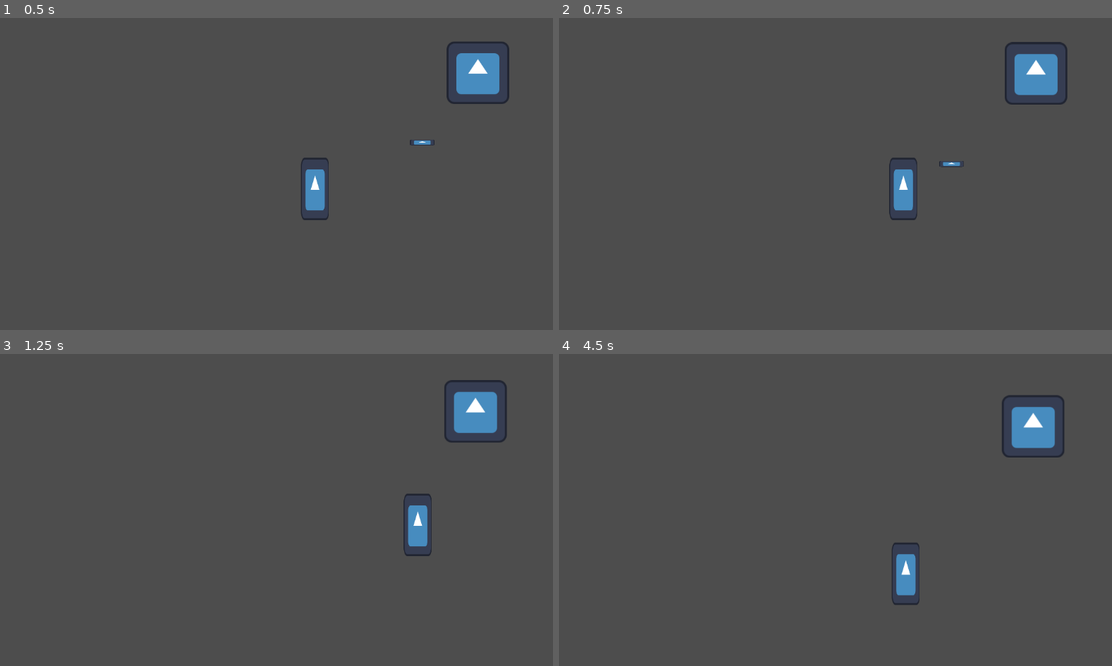
Above: before the commit, frames 1-4 (two rows, left to right).
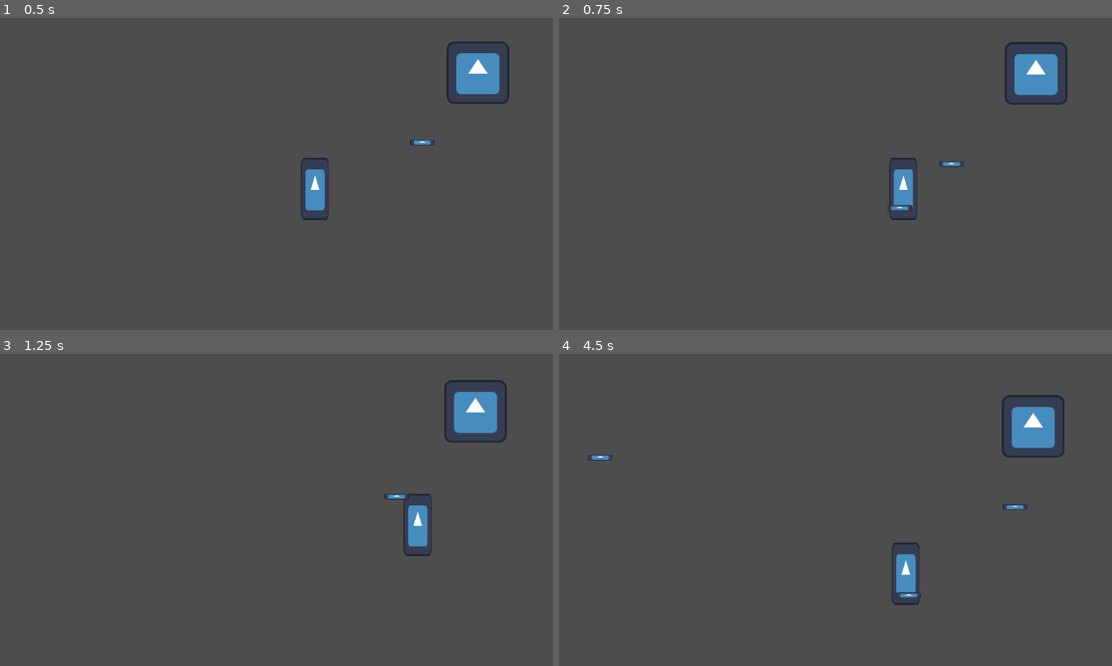
Above: after the commit, the same moments.

Repository: fericfl/escape-the-hell
Game: Godot game, scene res://Scenes/world.tscn
Two runs of this game, one before a commit and one after it. Both use one fixed random seed, a clock stepped at 60 frames per second and the inputs below. The engine's default icon, where the game draws it, is replaced by a stand-in: a white triangle on a blue panel in a dark square.
Inputs (mouse positions are in pixels of both pictures, inside the frame that each line leads up to):
- Up to frame 1 (0.5 s): no input
- Up to frame 2 (0.75 s): move the mouse to (962, 155) at 0.52 s; hold D (move_right) from 0.53 s (still down); click (962, 155) at 0.6 s
- Up to frame 3 (1.25 s): keep holding D (move_right)
- Up to frame 4 (4.5 s): move the mouse to (730, 522) at 1.27 s; release D (move_right) at 1.28 s; hold S (move_down) 1.28-2.03 s; tap Space (slide) at 1.35, 3.6 s; click (730, 522) at 1.55 s; move the mouse to (896, 438) at 2.02 s; hold D (move_right) 2.03-2.78 s; click (896, 438) at 2.1 s; move the mouse to (813, 572) at 2.77 s; hold W (move_up) 2.78-3.53 s; click (813, 572) at 2.85 s; move the mouse to (1012, 556) at 3.52 s; hold A (move_left) from 3.53 s (still down); click (1012, 556) at 3.8 s; move the mouse to (669, 460) at 4.27 s; click (669, 460) at 4.35 s

Frame 1 is identical in both runs. In frame 2, less than 0.1% of the frame differs, in the area x 59-64%, y 59-62%; in frame 3, less than 0.1%; in frame 4, 0.2%, in the area x 5-85%, y 32-79%.

Commit message:
Added damage system to player and boss and made the player aim and shot

Diff:
--- a/Scenes/boss.tscn
+++ b/Scenes/boss.tscn
@@ -1,13 +1,13 @@
 [gd_scene load_steps=5 format=3 uid="uid://dsde34qqy16lw"]
 
-[ext_resource type="Script" uid="uid://jo2h1k257hpb" path="res://Scenes/boss.gd" id="1_wwfse"]
+[ext_resource type="Script" uid="uid://jo2h1k257hpb" path="res://Scripts/boss.gd" id="1_wwfse"]
 [ext_resource type="Texture2D" uid="uid://b7g83p6ulhfb2" path="res://icon.svg" id="2_cxrok"]
-[ext_resource type="PackedScene" uid="uid://42rdl68igss" path="res://Scripts/bullet.tscn" id="3_cxrok"]
+[ext_resource type="PackedScene" uid="uid://42rdl68igss" path="res://Scenes/bullet.tscn" id="3_cxrok"]
 
 [sub_resource type="RectangleShape2D" id="RectangleShape2D_ukjjc"]
 size = Vector2(125, 125)
 
-[node name="boss" type="CharacterBody2D"]
+[node name="Boss" type="CharacterBody2D" groups=["Boss"]]
 script = ExtResource("1_wwfse")
 bullet_scene = ExtResource("3_cxrok")
 
@@ -19,6 +19,4 @@
 position = Vector2(0.5, -67.5)
 shape = SubResource("RectangleShape2D_ukjjc")
 
-[node name="ShootTimer" type="Timer" parent="."]
-
 [node name="bullet" parent="." instance=ExtResource("3_cxrok")]
--- a/Scripts/bullet.tscn
+++ b/Scenes/bullet.tscn
@@ -1,18 +1,18 @@
 [gd_scene load_steps=4 format=3 uid="uid://42rdl68igss"]
 
-[ext_resource type="Script" uid="uid://ib3w8owin73r" path="res://Scripts/bullet.gd" id="1_65pfb"]
-[ext_resource type="Texture2D" uid="uid://b7g83p6ulhfb2" path="res://icon.svg" id="1_khrry"]
+[ext_resource type="Script" uid="uid://ib3w8owin73r" path="res://Scripts/bullet.gd" id="1_oduel"]
+[ext_resource type="Texture2D" uid="uid://b7g83p6ulhfb2" path="res://icon.svg" id="2_ycag2"]
 
 [sub_resource type="RectangleShape2D" id="RectangleShape2D_khrry"]
 size = Vector2(49, 10)
 
-[node name="bullet" type="Area2D"]
-script = ExtResource("1_65pfb")
+[node name="bullet" type="Area2D" groups=["Boss", "Player"]]
+script = ExtResource("1_oduel")
 
 [node name="Icon" type="Sprite2D" parent="."]
 position = Vector2(0, -7)
 scale = Vector2(0.390625, 0.09375)
-texture = ExtResource("1_khrry")
+texture = ExtResource("2_ycag2")
 
 [node name="CollisionShape2D" type="CollisionShape2D" parent="."]
 position = Vector2(-0.5, -7)
--- a/Scenes/player.tscn
+++ b/Scenes/player.tscn
@@ -1,13 +1,15 @@
-[gd_scene load_steps=4 format=3 uid="uid://cfb2i8pmf5k75"]
+[gd_scene load_steps=5 format=3 uid="uid://cfb2i8pmf5k75"]
 
 [ext_resource type="Script" uid="uid://dgt617pmmevaq" path="res://Scripts/player.gd" id="1_cvnsp"]
 [ext_resource type="Texture2D" uid="uid://b7g83p6ulhfb2" path="res://icon.svg" id="1_v0iea"]
+[ext_resource type="PackedScene" uid="uid://42rdl68igss" path="res://Scenes/bullet.tscn" id="2_6t5aa"]
 
 [sub_resource type="RectangleShape2D" id="RectangleShape2D_cvnsp"]
 size = Vector2(54, 125)
 
 [node name="Player" type="CharacterBody2D" groups=["Player"]]
 script = ExtResource("1_cvnsp")
+bullet_scene = ExtResource("2_6t5aa")
 
 [node name="Sprite2D" type="Sprite2D" parent="."]
 position = Vector2(-0.999999, -69)
@@ -22,4 +24,6 @@
 wait_time = 0.5
 one_shot = true
 
+[node name="bullet" parent="." instance=ExtResource("2_6t5aa")]
+
 [connection signal="timeout" from="SlideTime" to="." method="_on_slide_time_timeout"]
--- a/Scenes/boss.gd
+++ b/Scripts/boss.gd
@@ -3,9 +3,13 @@
 @export var move_speed = 10
 @export var shoot_cooldown: float = 1.5
 @export var bullet_scene: PackedScene
+@export var endgame_scene: PackedScene
+@export var max_hits: int = 5
 
 var player: CharacterBody2D = null
 var shoot_timer: float = 0.0
+var current_hits: int = 0
+var is_dead: bool = false
 
 func _ready():
 	player = get_parent().get_node_or_null("Player")
@@ -27,12 +31,33 @@
 		shoot_at_player()
 		shoot_timer = shoot_cooldown
 
+func take_damage():
+	if is_dead:
+		return
+
+	current_hits += 1
+	print("Boss hit! Hits:", current_hits, "/", max_hits)
+
+	if current_hits >= max_hits:
+		die()
+
+func die():
+	is_dead = true
+	print("Boss defeated!")
+
+	queue_free()
+	if endgame_scene != null:
+		get_tree().change_scene_to_packed(endgame_scene)
+	else:
+		push_error("Endgame Scene not assigned!")
+
 func shoot_at_player():
 	if bullet_scene == null:
 		push_error("No bullet scene assigned to boss!")
 		return
 
 	var bullet = bullet_scene.instantiate()
+	bullet.bullet_owner = "Boss"
 	get_parent().add_child(bullet)
 
 	bullet.global_position = global_position
--- a/Scripts/bullet.gd
+++ b/Scripts/bullet.gd
@@ -2,6 +2,7 @@
 
 @export var speed: float = 300.0
 var direction: Vector2 = Vector2.ZERO
+var bullet_owner: String = ""
 
 func _ready():
 	visible = false
@@ -10,6 +11,7 @@
 	position += direction * speed * delta
 
 	if not get_viewport_rect().has_point(global_position):
+			print("Bullet out of view, deleting")
 			queue_free()
 
 func set_direction(dir: Vector2):
@@ -17,6 +19,10 @@
 	visible = true
 
 func _on_body_entered(body):
-	if body.is_in_group("Player"):
+	if bullet_owner == "Player" and body.is_in_group("Boss"):
 		body.take_damage()
 		queue_free()
+
+	if bullet_owner == "Boss" and body.is_in_group("Player"):
+		body.take_damage()
+		queue_free()
--- a/Scripts/player.gd
+++ b/Scripts/player.gd
@@ -6,6 +6,8 @@
 @export var slideDuration = 10 # in frames
 @export var max_hits: int = 3
 @export var endgame_scene: PackedScene
+@export var bullet_scene: PackedScene
+@export var shoot_cooldown: float = 0.5
 
 var is_moving = false
 var can_slide = true
@@ -15,6 +17,7 @@
 var last_move_direction = Vector2.ZERO
 var current_hits: int = 0
 var is_dead: bool = false
+var shoot_timer: float = 0.0
 
 func _ready():
 	if $SlideTime is Timer:
@@ -59,6 +62,11 @@
 
 	move_and_slide()
 
+	shoot_timer -= _delta
+	if Input.is_action_just_pressed("shoot") and shoot_timer <= 0:
+		shoot()
+		shoot_timer = shoot_cooldown
+
 func take_damage():
 	if is_dead:
 		return
@@ -73,11 +81,26 @@
 	is_dead = true
 	print("Player dead")
 
+	queue_free()
 	if endgame_scene != null:
 		get_tree().change_scene_to_packed(endgame_scene)
 	else:
 		push_error("Endgame Scene not assigned!")
 
+func shoot():
+	if bullet_scene == null:
+		push_error("No bullet scene assigned to player!")
+		return
+	var bullet = bullet_scene.instantiate()
+	bullet.bullet_owner = "Player"
+	get_parent().add_child(bullet)
+
+	bullet.global_position = global_position
+	var mouse_position = get_viewport().get_mouse_position()
+	var direction_to_mouse = (mouse_position - global_position).normalized()
+
+	bullet.set_direction(direction_to_mouse)
+
 func _on_slide_time_timeout() -> void:
 	print("Slide is ready")
 	can_slide = true
--- a/project.godot
+++ b/project.godot
@@ -18,6 +18,7 @@
 [global_group]
 
 Player=""
+Boss=""
 
 [input]
 
@@ -46,6 +47,11 @@
 "events": [Object(InputEventKey,"resource_local_to_scene":false,"resource_name":"","device":-1,"window_id":0,"alt_press …(191 unchanged characters)…
 ]
 }
+shoot={
+"deadzone": 0.2,
+"events": [Object(InputEventMouseButton,"resource_local_to_scene":false,"resource_name":"","device":-1,"window_id":0,"alt_pressed":false,"shift_pressed":false,"ctrl_pressed":false,"meta_pressed":false,"button_mask":1,"position":Vector2(125, 20),"global_position":Vector2(134, 68),"factor":1.0,"button_index":1,"canceled":false,"pressed":true,"double_click":false,"script":null)
+]
+}
 
 [rendering]
 
Renamed: Scenes/boss.gd.uid -> Scripts/boss.gd.uid
